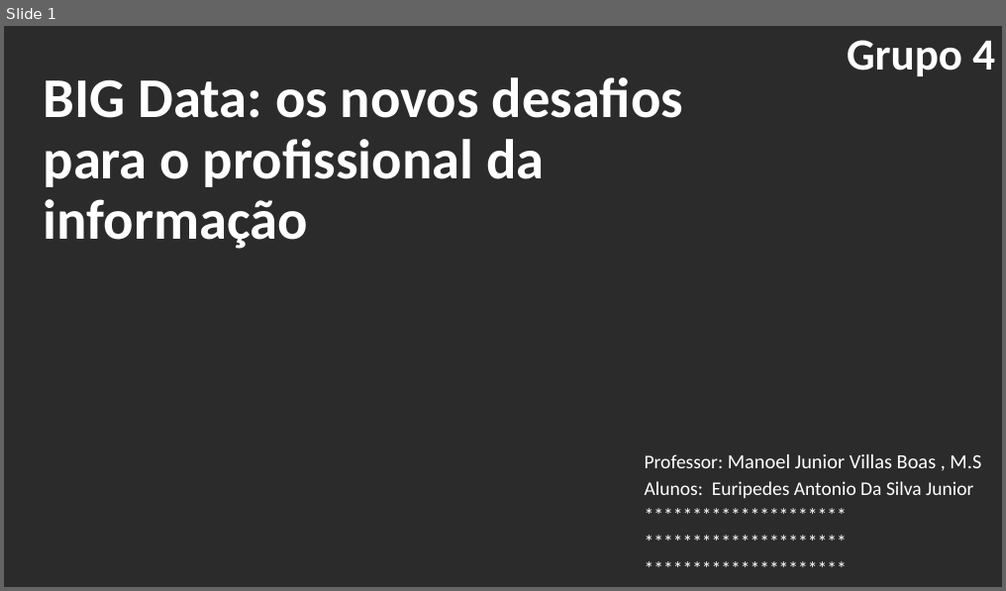
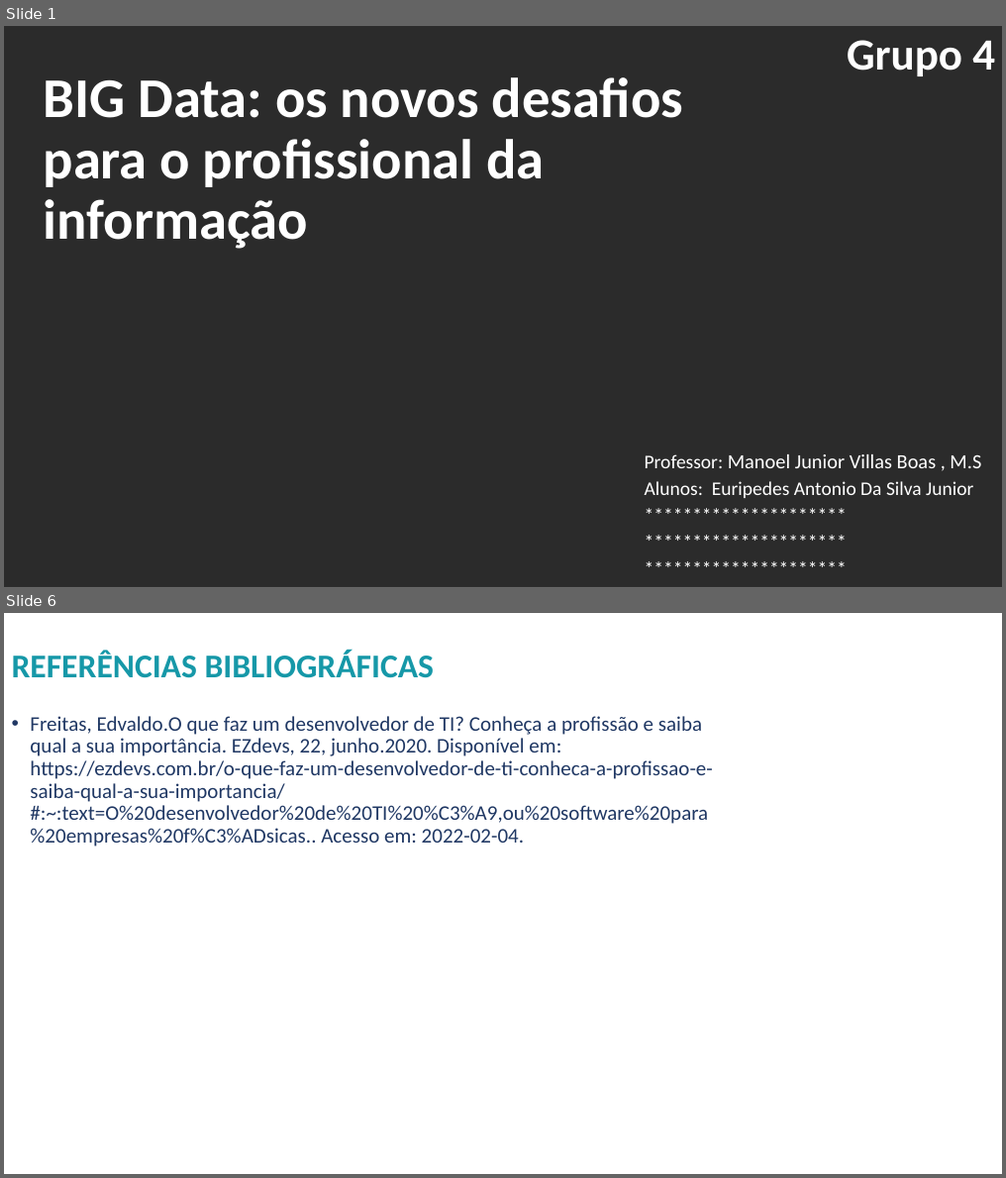
Before and after one commit to Euripedesjr9/UFRJ-ED, a slide deck: Grupo_4_BIG_Data_Desafios_profissional_info.pptx. Shown one above the other, each under a label of ours: slide 1 before the commit, slides 1 and 6 after it; the slides between them are not shown. The pictures are 1006x591 and 1006x1178 pixels, drawn with LibreOffice and Linux fonts; fonts in the diff are those of the drawing; background and template pictures are left out; a plain dark background stands for a picture behind light text. Boxes give left, top, right and bottom in pixels: in the first picture for what was removed or moved away, otherwise in the second. Text is boxed around its words. In the diff, an @@ line names an element or a change of style, - is before the commit and + after.

```diff
--- a/Grupo_4_BIG_Data_Desafios_profissional_info.pptx
+++ b/Grupo_4_BIG_Data_Desafios_profissional_info.pptx
@@ slide 6 added at (x1=4, y1=613, x2=1002, y2=1174), background picture (left out) @@
@@ title added at (x1=12, y1=651, x2=435, y2=678), 32 pt, text #1698A8, bold @@
+REFERÊNCIAS BIBLIOGRÁFICAS
@@ text added at (x1=30, y1=716, x2=712, y2=847), 20 pt, text #203864 @@
+• Freitas, Edvaldo.O que faz um desenvolvedor de TI? Conheça a profissão e saiba qual a sua importância. EZdevs, 22, junho.2020. Disponível em: https://ezdevs.com.br/o-que-faz-um-desenvolvedor-de-ti-conheca-a-profissao-e-saiba-qual-a-sua-importancia/#:~:text=O%20desenvolvedor%20de%20TI%20%C3%A9,ou%20software%20para%20empresas%20f%C3%ADsicas.. Acesso em: 2022-02-04.
```
Also in this commit, not shown: 1 slide changed, 4 other slides added, 1 slide removed.
